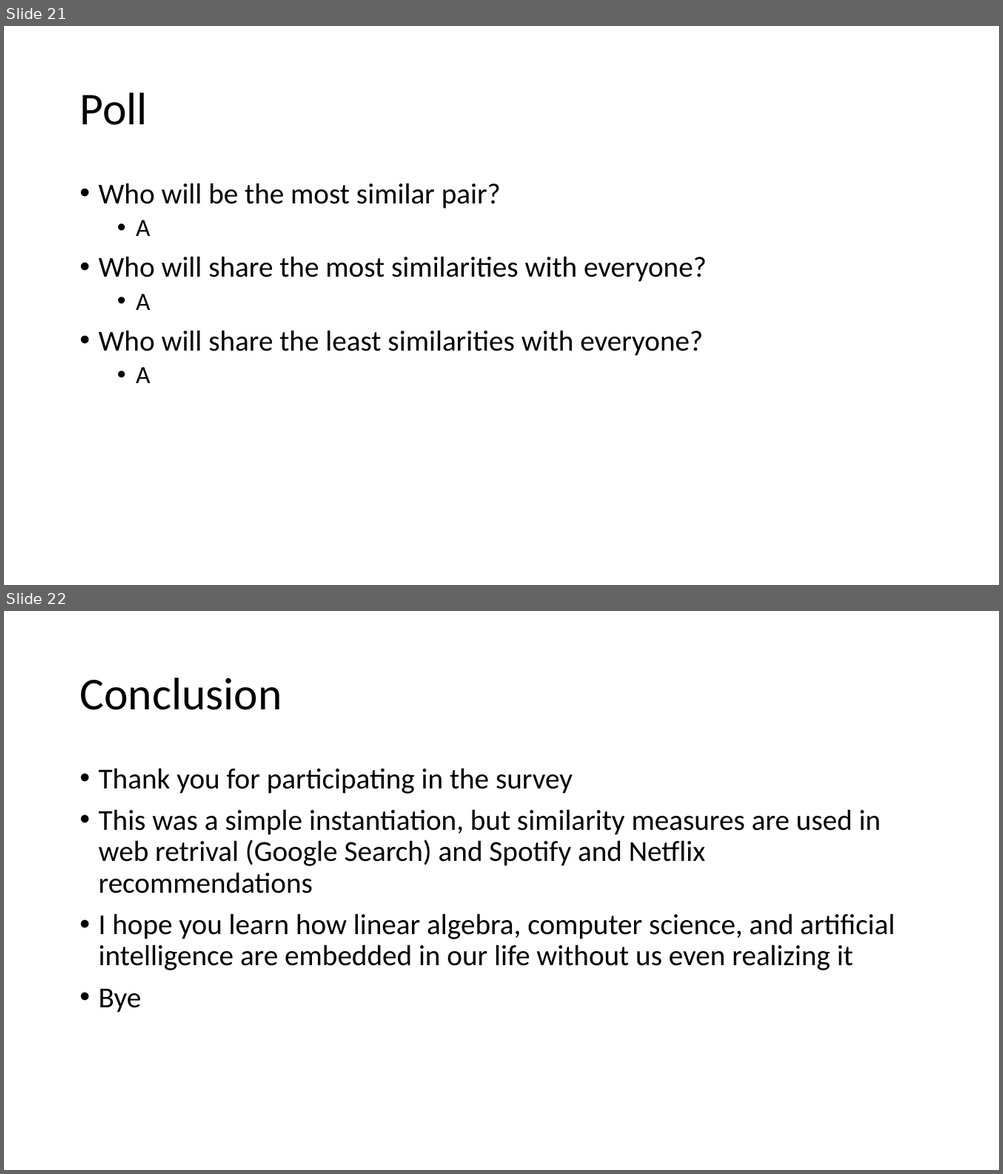
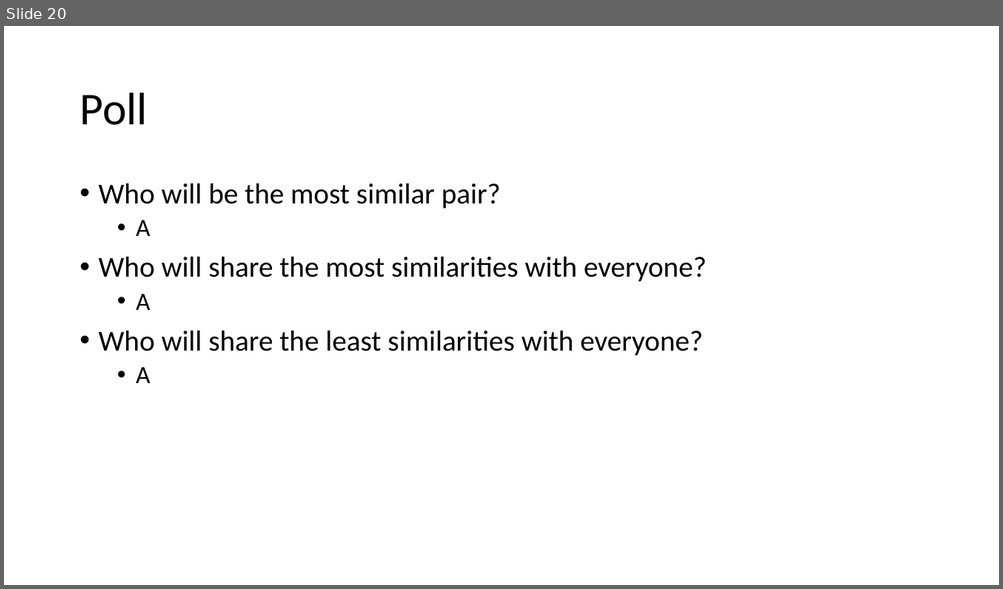
Before and after one commit to mmacrides/Personal-Projects, a slide deck: Personality Test (Cosine Similarity)/Similarity PowerPoint.pptx. Shown one above the other, each under a label of ours: slides 21 and 22 before the commit, slide 20 after it. The pictures are 1003x1174 and 1003x589 pixels, drawn with LibreOffice and Linux fonts; fonts in the diff are those of the drawing. Boxes give left, top, right and bottom in pixels: in the first picture for what was removed or moved away, otherwise in the second. Text is boxed around its words. In the diff, an @@ line names an element or a change of style, - is before the commit and + after.

```diff
--- a/Personality Test (Cosine Similarity)/Similarity PowerPoint.pptx
+++ b/Personality Test (Cosine Similarity)/Similarity PowerPoint.pptx
@@ slide 22 removed at [4,611,999,1170], background #FFFFFF @@
@@ title removed at [79,678,282,710] @@
-Conclusion
@@ text removed at [99,768,894,1013] @@
-• Thank you for participating in the survey
-• This was a simple instantiation, but similarity measures are used in web retrival (Google Search) and Spotify and Netflix recommendations
-• I hope you learn how linear algebra, computer science, and artificial intelligence are embedded in our life without us even realizing it
-• Bye
@@ what was slide 21 is now slide 20 @@
```
Also in this commit, not shown: 1 other slide removed, 13 other files.
